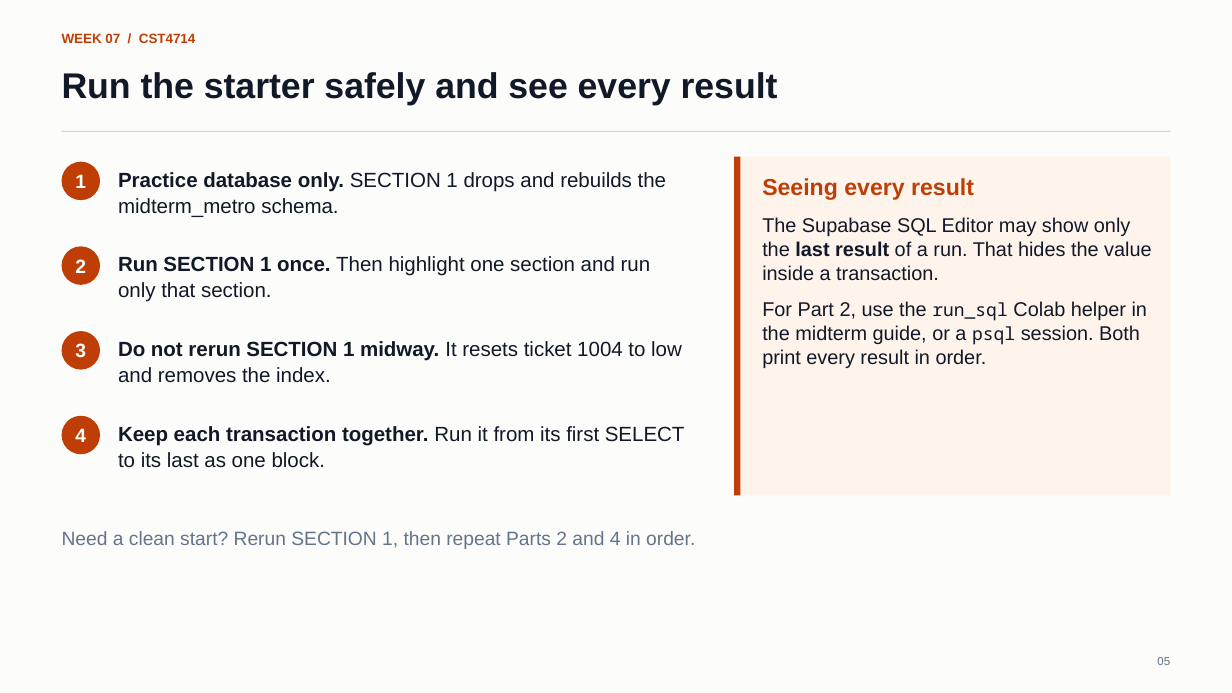
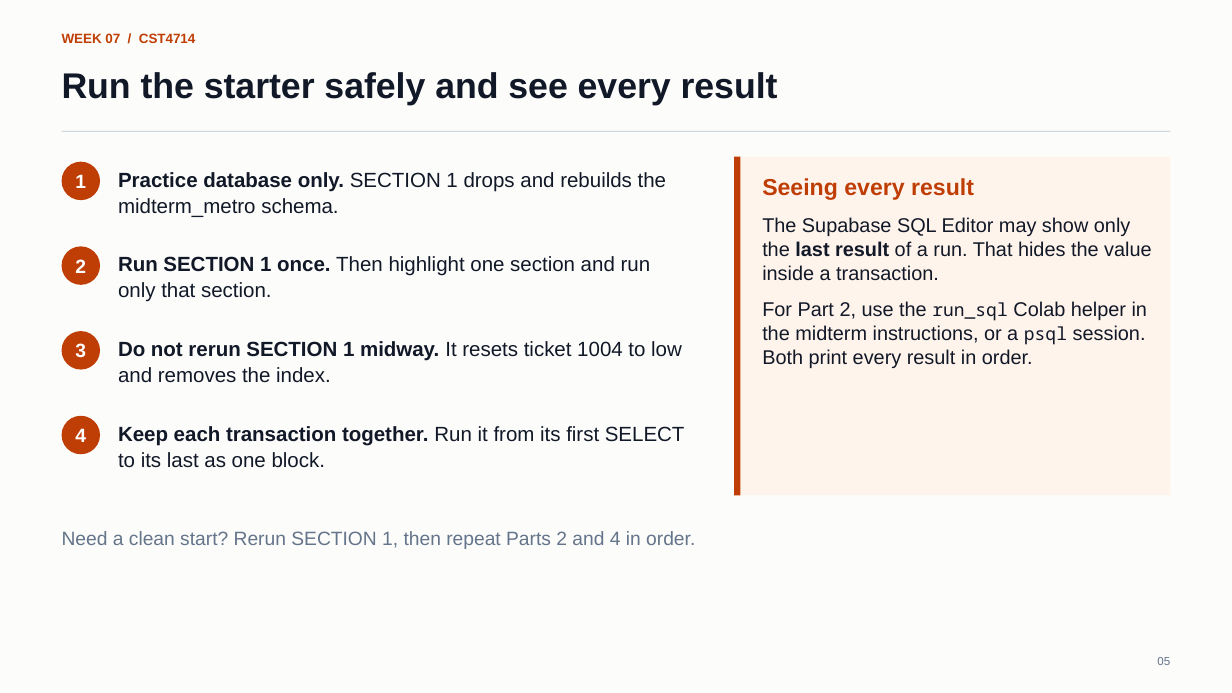
Before and after one commit to lolusername/CST4714_DB_admin, a slide deck: slide 5 of week_07/week_07_query_plans_index_design.pptx. Drawn at 1232x693 pixels with LibreOffice and Linux fonts; fonts in the diff are those of the drawing. Boxes give left, top, right and bottom in pixels: in the first picture for what was removed or moved away, otherwise in the second. Text is boxed around its words. In the diff, an @@ line names an element or a change of style, - is before the commit and + after.

```diff
--- a/week_07/week_07_query_plans_index_design.pptx
+++ b/week_07/week_07_query_plans_index_design.pptx
@@ text at box(762, 301, 1147, 368): text changed @@
-For Part 2, use the run_sql Colab helper in the midterm guide, or a psql session. Both print every result in order.
+For Part 2, use the run_sql Colab helper in the midterm instructions, or a psql session. Both print every result in order.
```
Also in this commit, not shown: 2 other slides changed, 7 other files.
